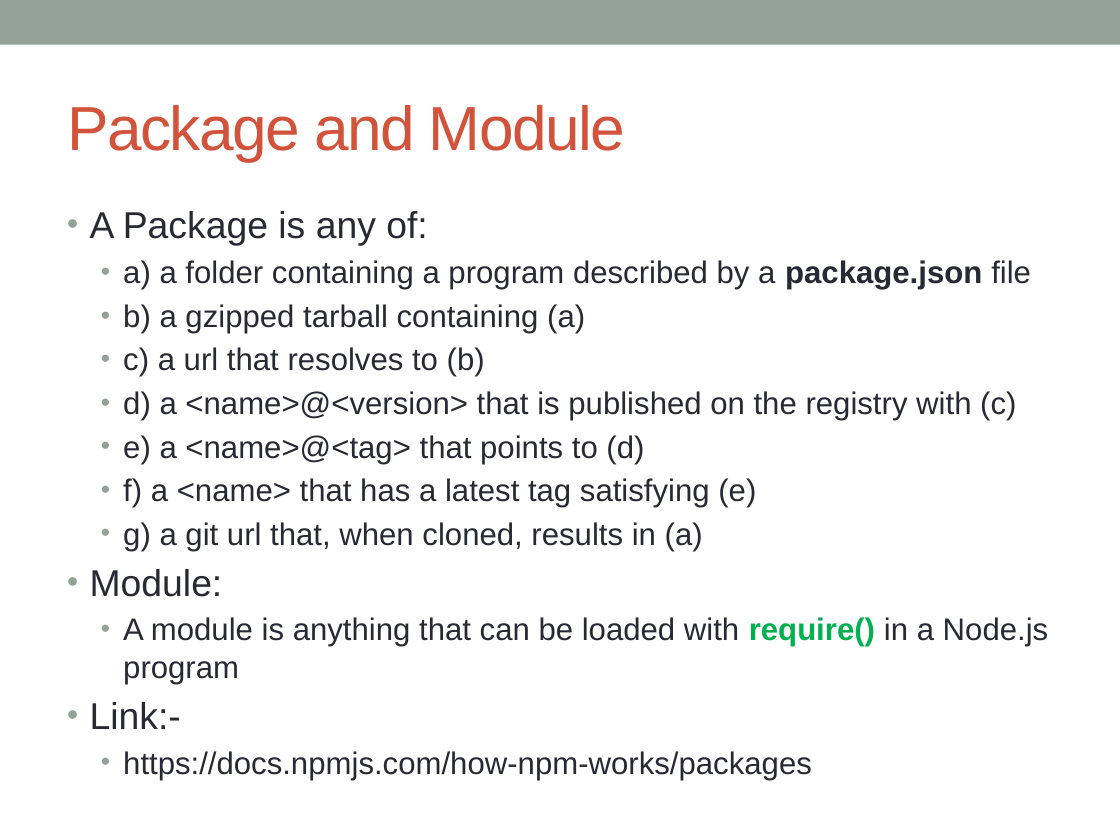
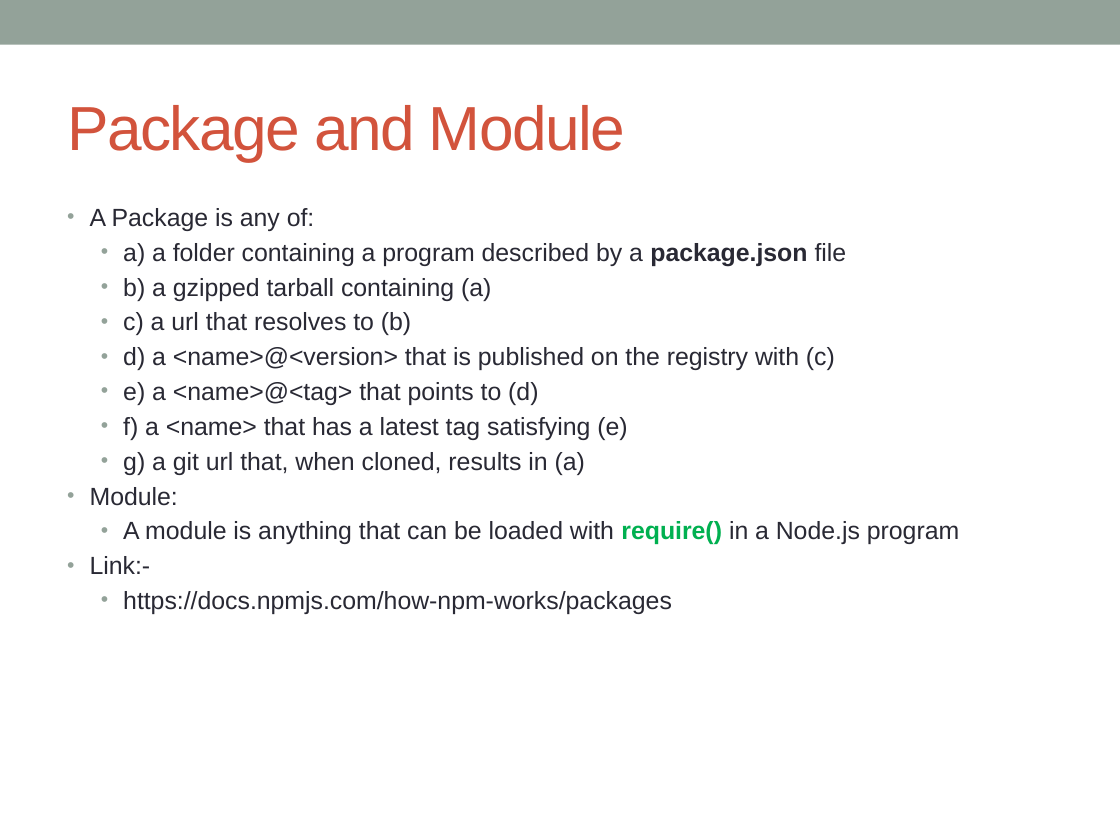
Before and after one commit to notionquest/ProjectDocumentation, a slide deck: slide 20 of NodeJS.pptx. Drawn at 1120x840 pixels with LibreOffice and Linux fonts; fonts in the diff are those of the drawing. Boxes give left, top, right and bottom in pixels: in the first picture for what was removed or moved away, otherwise in the second. Text is boxed around its words. In the diff, an @@ line names an element or a change of style, - is before the commit and + after.

Commit message:
NodeJS formatted

```diff
--- a/NodeJS.pptx
+++ b/NodeJS.pptx
@@ text "A Package is any of:" at [90,208,959,614]: size 24 to 16 pt in "A Package is any of:", "Module:", "Link:-"; size 20 to 16 pt; less space between paragraphs @@
```
